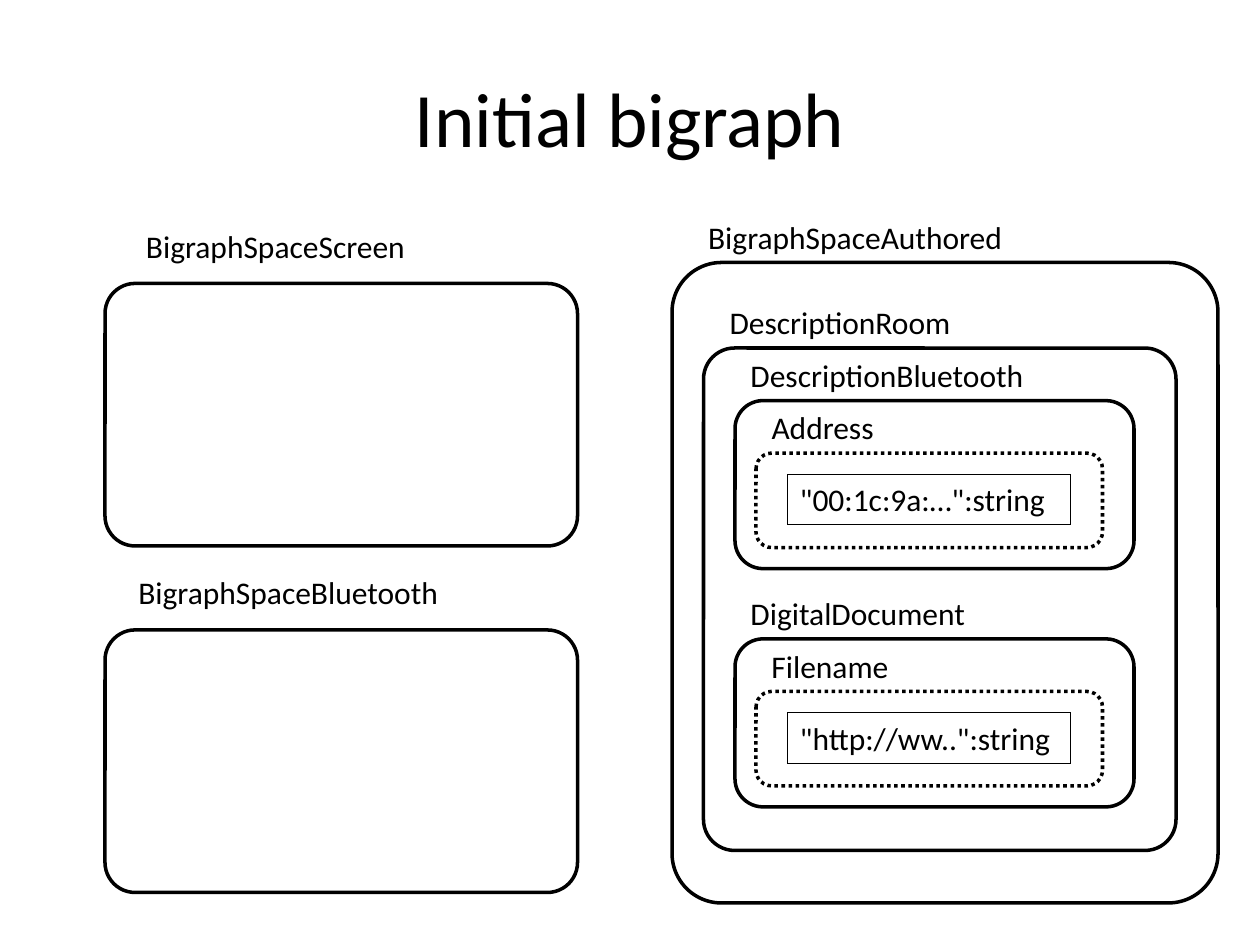
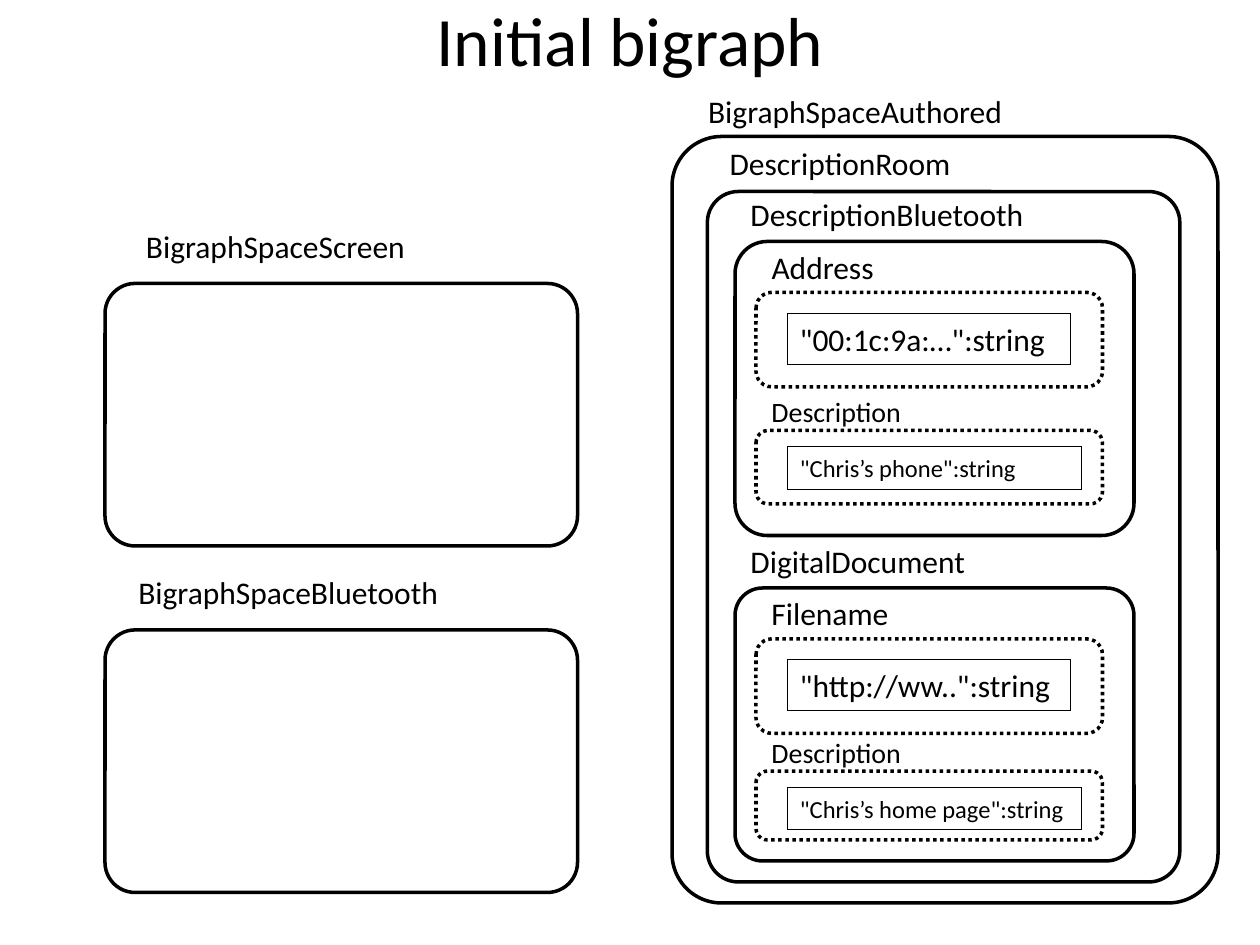
Before and after one commit to cgreenhalgh/bigraphspace, a slide deck: slide 2 of examples/bluetoothex/docs/images/Overview_images.pptx. Drawn at 1260x945 pixels with LibreOffice and Linux fonts; fonts in the diff are those of the drawing. Boxes give left, top, right and bottom in pixels: in the first picture for what was removed or moved away, otherwise in the second. Text is boxed around its words. In the diff, an @@ line names an element or a change of style, - is before the commit and + after.

Commit message:
added Description controls to bluetooth and document; updated reactions and documentation accordingly; included examples of using BigEd to author.

```diff
--- a/examples/bluetoothex/docs/images/Overview_images.pptx
+++ b/examples/bluetoothex/docs/images/Overview_images.pptx
@@ title "Initial bigraph": place and size @@
-title "Initial bigraph" at (415,93,844,161)
+title "Initial bigraph" at (437,18,824,78)
@@ title "Initial bigraph" at (437,18,824,78): size 44 to 39.6 pt @@
@@ text "BigraphSpaceAuthored": place and size @@
-text "BigraphSpaceAuthored" at (708,227,1002,255)
+text "BigraphSpaceAuthored" at (708,101,1002,129)
@@ rounded rectangle: place and size @@
-rounded rectangle at (672,262,1217,902)
+rounded rectangle at (672,136,1217,902)
@@ rounded rectangle: place and size @@
-rounded rectangle at (703,348,1176,850)
+rounded rectangle at (707,192,1179,882)
@@ rounded rectangle at (735,242,1134,536): proportions changed @@
@@ rounded rectangle: place and size @@
-rounded rectangle at (735,401,1134,568)
+rounded rectangle at (735,242,1134,536)
@@ 3 texts, 1 rectangle, 1 rounded rectangle: place and size @@
-3 texts, 1 rectangle, 1 rounded rectangle at (730,312,1102,548)
+3 texts, 1 rectangle, 1 rounded rectangle at (730,153,1102,387)
@@ text added at (771,402,900,429), 16 pt, text #000000 @@
+Description
@@ rounded rectangle added at (756,431,1102,504), fill #FFFFFF, outline #000000 2 pt dashed @@
@@ rectangle added at (788,447,1081,490), outline #000000 0.75 pt, 14 pt, text #000000 @@
+"Chris’s phone":string
@@ 2 texts, 1 rectangle: place and size @@
-2 texts, 1 rectangle at (750,603,1071,762)
+2 texts, 1 rectangle at (750,551,1071,711)
@@ rounded rectangle: place and size @@
-rounded rectangle at (735,639,1134,806)
+rounded rectangle at (735,588,1134,862)
@@ rounded rectangle at (735,588,1134,862): proportions changed @@
@@ rounded rectangle: place and size @@
-rounded rectangle at (756,692,1102,786)
+rounded rectangle at (756,639,1102,733)
@@ text added at (771,743,900,770), 16 pt, text #000000 @@
+Description
@@ rounded rectangle added at (756,771,1102,840), fill #FFFFFF, outline #000000 2 pt dashed @@
@@ rectangle added at (788,788,1081,830), outline #000000 0.75 pt, 14 pt, text #000000 @@
+"Chris’s home page":string
```
Also in this commit, not shown: 3 other slides changed.
